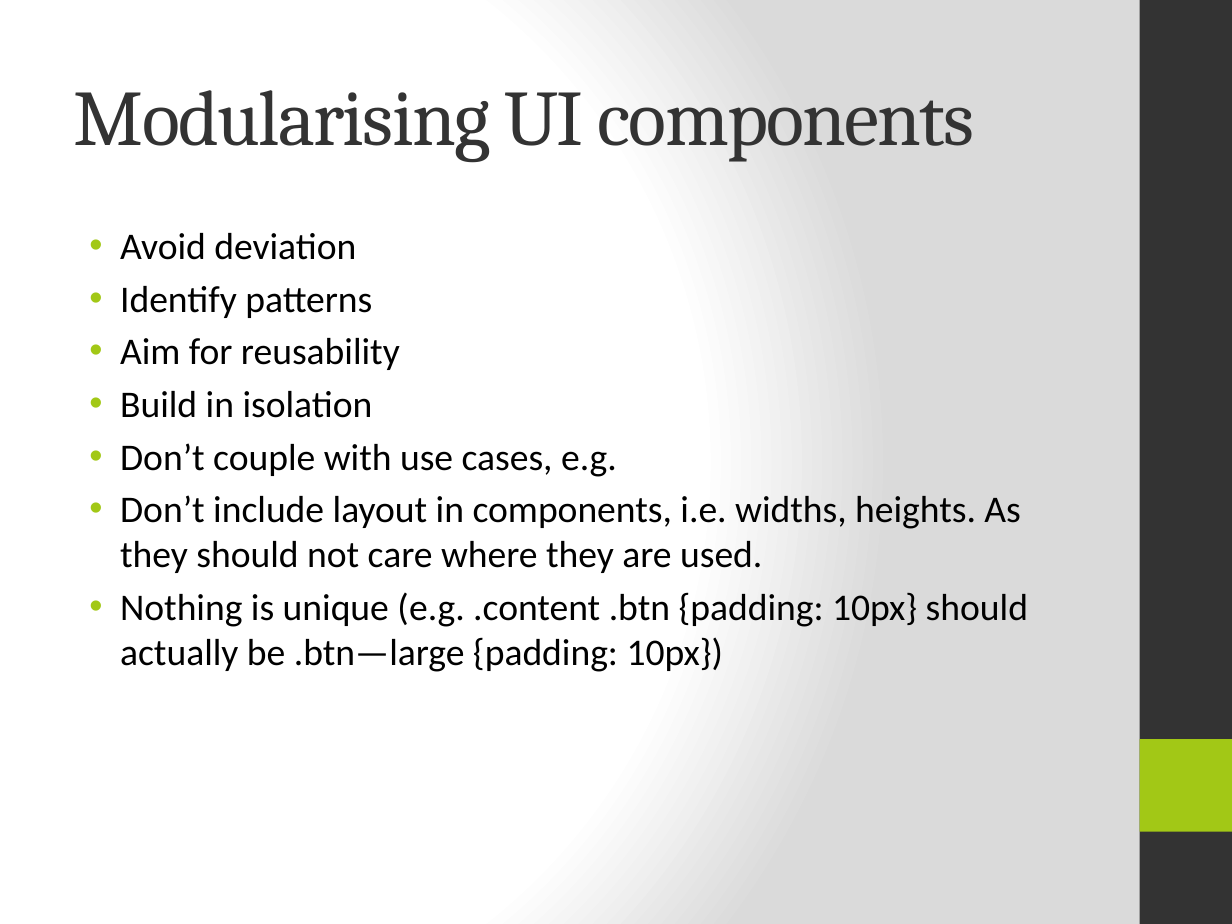
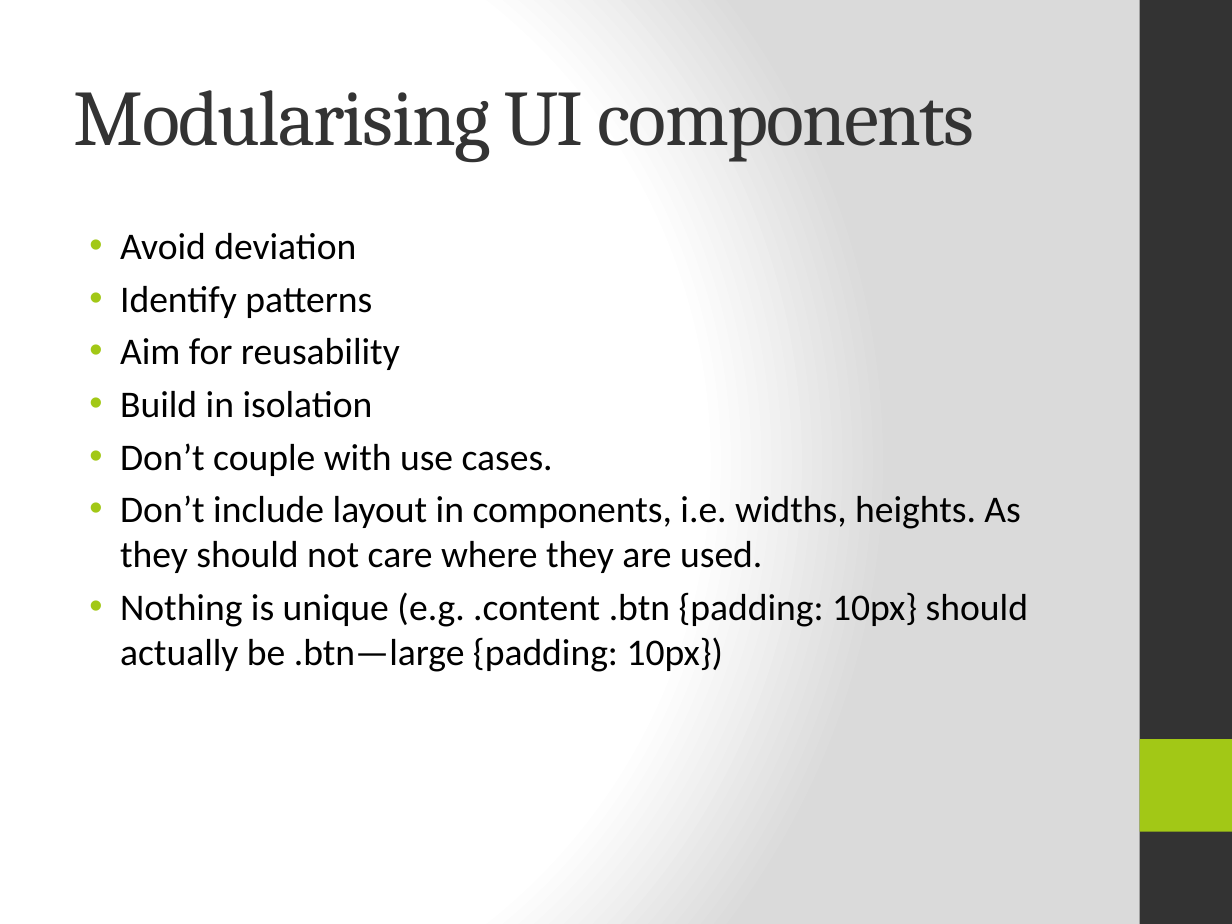
Before and after one commit to TimPerry/css-training, a slide deck: slide 4 of CSS_Taster.pptx. Drawn at 1232x924 pixels with LibreOffice and Linux fonts; fonts in the diff are those of the drawing. Boxes give left, top, right and bottom in pixels: in the first picture for what was removed or moved away, otherwise in the second. Text is boxed around its words. In the diff, an @@ line names an element or a change of style, - is before the commit and + after.

Commit message:
final draft

```diff
--- a/CSS_Taster.pptx
+++ b/CSS_Taster.pptx
@@ text at [120,443,553,476]: text changed @@
-• Don’t couple with use cases, e.g.
+• Don’t couple with use cases.
```
Also in this commit, not shown: 1 slide removed.
